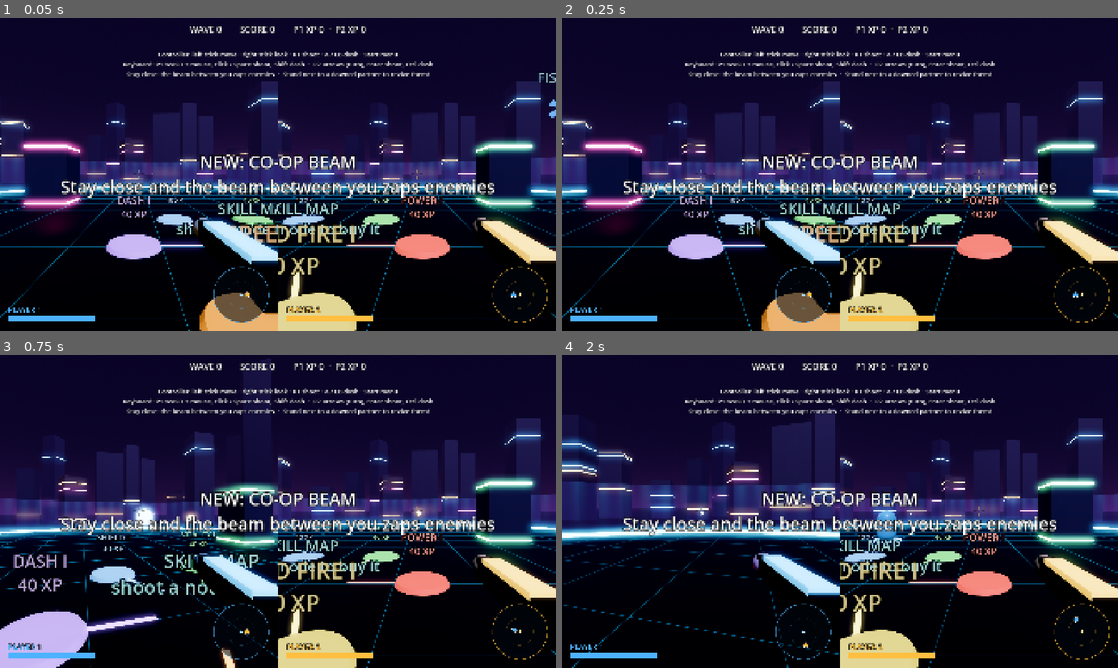
Above: before the commit, frames 1-4 (two rows, left to right).
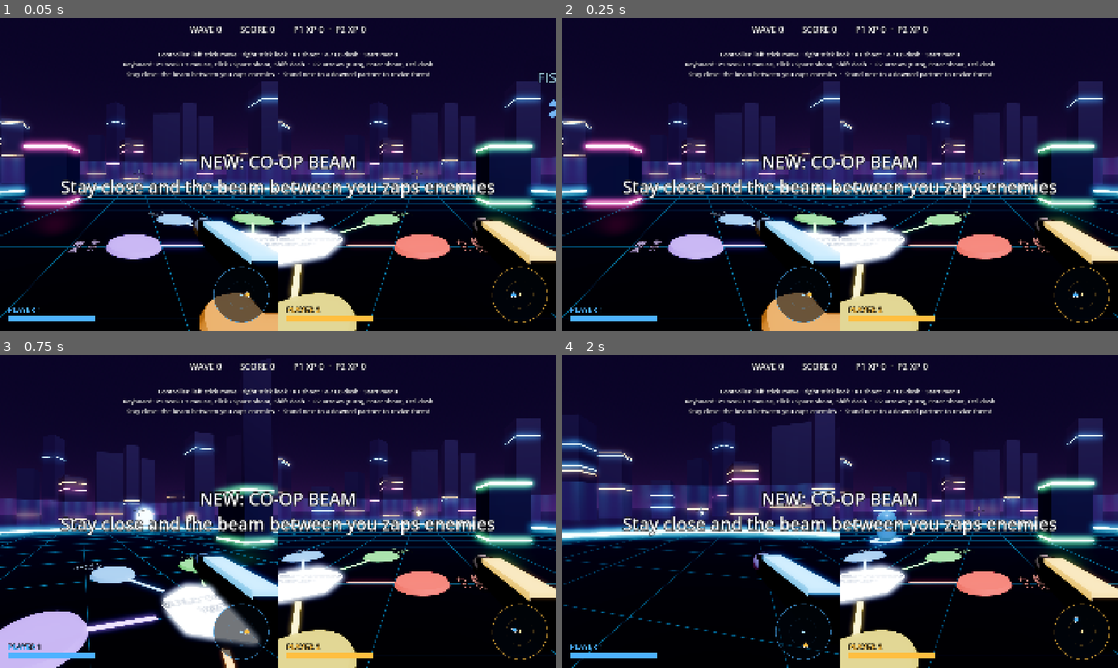
Above: after the commit, the same moments.

Repository: SimonBiggs/claude-code-steam-frame-coop
Game: Godot game, scene res://main.tscn
Same seed, same stepped clock (60 frames per second), same inputs: the game is played once before the commit and once after it.
Inputs (mouse positions are in pixels of both pictures, inside the frame that each line leads up to):
- Up to frame 1 (0.05 s): no input
- Up to frame 2 (0.25 s): no input
- Up to frame 3 (0.75 s): tap Enter at 0.5 s; move the mouse to (305, 511) at 0.52 s; hold W from 0.53 s (still down); hold Enter from 0.53 s (still down); click (305, 511) at 0.67 s
- Up to frame 4 (2 s): keep holding W; tap Space at 0.77, 1.52 s; move the mouse to (812, 511) at 1.27 s; release Enter at 1.28 s; tap R at 1.35 s

The runs differ from the first frame. In frame 1, 3.5% of the frame differs, in the area x 12-88%, y 52-83%; in frame 2, 3.5%; in frame 3, 6.2%, in the area x 2-88%, y 52-94%; in frame 4, 2.5%.

Commit message:
Turrets: shoot the centre hub (100 XP) to build an auto-turret; skill map text lies flat on the ground
Co-Authored-By: Claude Opus 5.5 <noreply@anthropic.com>

Diff:
--- a/scripts/main.gd
+++ b/scripts/main.gd
@@ -15,6 +15,7 @@
 const FishScript := preload("res://scripts/fish.gd")
 const AchScript := preload("res://scripts/achievements.gd")
 const TreeScript := preload("res://scripts/skill_map.gd")
+const TurretScript := preload("res://scripts/turret.gd")
 
 const ARENA_RADIUS := 18.0
 ## Team upgrades granted after each cleared wave: [name, description, stat, "mul" or "add", amount]
@@ -566,7 +567,7 @@
 		add_child(music)
 	if music.has_method("play_track"):
 		music.play_track(maxi(wave - 1, 0) / 2)  # a new track every two waves
-	if skill_tree != null and not skill_tree.has_meta("map"):  # replace the old upright tree
+	if skill_tree != null and not skill_tree.has_meta("map_v3"):  # replace an older skill tree/map
 		skill_tree.queue_free()
 		skill_tree = null
 	if skill_tree == null:
@@ -924,7 +925,7 @@
 
 # --- Networked co-op -------------------------------------------------------
 
-func spawn_bullet(origin: Vector3, dir: Vector3, color: Color, owner_player, visual_only: bool) -> void:
+func spawn_bullet(origin: Vector3, dir: Vector3, color: Color, owner_player, visual_only: bool, show_everywhere: bool = false) -> void:
 	var b := BulletScript.new()
 	b.direction = dir
 	b.color = color
@@ -933,8 +934,22 @@
 	b.visual_only = visual_only
 	add_child(b)
 	b.global_position = origin
-	if not visual_only and owner_player != null and not owner_player.remote:
+	if not visual_only and (show_everywhere or (owner_player != null and not owner_player.remote)):
 		net.event("bullet", [origin, dir, color])
+
+
+## A player bought a turret: drop it just in front of them.
+func build_turret(p) -> void:
+	var t := TurretScript.new()
+	t.main = self
+	t.builder = p
+	t.color = p.color
+	t.net_id = next_net_id()
+	var ahead: Vector3 = Basis(Vector3.UP, p.yaw) * Vector3(0, 0, -1.6)
+	t.position = Vector3(p.global_position.x + ahead.x, 0.0, p.global_position.z + ahead.z)
+	add_child(t)
+	popup(t.position + Vector3.UP * 1.6, "TURRET!", p.color)
+	sound("clear", -2.0, 0.9)
 
 
 func on_client_joined() -> void:
@@ -1004,7 +1019,10 @@
 	var fish_state := [true, 0.0]
 	if sky_fish:
 		fish_state = [sky_fish.alive, sky_fish.hp]
-	return [wave, score, upg, upg_names, game_over, ps, es, pk, sh, fish_state]
+	var tu := []
+	for t in get_tree().get_nodes_in_group("turrets"):
+		tu.append([t.net_id, t.global_position, t.head.rotation.y, t.color])
+	return [wave, score, upg, upg_names, game_over, ps, es, pk, sh, fish_state, tu]
 
 
 ## Client: mirror the host's world.
@@ -1025,6 +1043,8 @@
 	_sync_ghosts(s[8], "shot")
 	if s.size() > 9 and sky_fish:
 		sky_fish.apply_net(s[9])
+	if s.size() > 10:
+		_sync_ghosts(s[10], "turret")
 
 
 
@@ -1056,6 +1076,15 @@
 			e.position = item[2]
 			add_child(e)
 			return e
+		"turret":
+			var t := TurretScript.new()
+			t.main = self
+			t.ghost = true
+			t.net_id = item[0]
+			t.color = item[3]
+			t.position = item[1]
+			add_child(t)
+			return t
 		"pickup":
 			var k := PickupScript.new()
 			k.kind = item[1]
--- a/scripts/skill_map.gd
+++ b/scripts/skill_map.gd
@@ -15,6 +15,7 @@
 const COSTS := [40, 90, 160]
 const RADII := [2.6, 4.2, 5.8]
 const ROMAN := ["I", "II", "III"]
+const TURRET_COST := 100
 
 var main
 var nodes := {}  # "key:tier" -> {area, mat, label, line, owners}
@@ -23,6 +24,7 @@
 
 func _ready() -> void:
 	set_meta("map", true)
+	set_meta("map_v3", true)
 	for b in BRANCHES.size():
 		var key: String = BRANCHES[b][0]
 		var angle := TAU * b / BRANCHES.size() + PI / 6.0
@@ -32,15 +34,7 @@
 			var pos: Vector3 = dir * float(RADII[tier])
 			_make_node(key, tier + 1, BRANCHES[b][1], BRANCHES[b][2], pos, prev)
 			prev = pos
-	var title := Label3D.new()
-	title.text = "SKILL MAP\nshoot a node to buy it"
-	title.font_size = 40
-	title.outline_size = 14
-	title.pixel_size = 0.008
-	title.modulate = Color(0.6, 1.0, 1.0)
-	title.billboard = BaseMaterial3D.BILLBOARD_ENABLED
-	title.position = Vector3(0, 0.6, 0)
-	add_child(title)
+	_make_turret_hub()
 
 
 func _make_node(key: String, tier: int, title: String, color: Color, pos: Vector3, from: Vector3) -> void:
@@ -70,13 +64,16 @@
 	disc.cast_shadow = GeometryInstance3D.SHADOW_CASTING_SETTING_OFF
 	area.add_child(disc)
 	var label := Label3D.new()
-	label.font_size = 36
+	label.font_size = 40
 	label.outline_size = 12
 	label.pixel_size = 0.006
 	label.modulate = color.lightened(0.35)
-	label.billboard = BaseMaterial3D.BILLBOARD_ENABLED
-	label.position = Vector3(0, 0.55, 0)
+	label.double_sided = true
 	area.add_child(label)
+	# Lie flat just outside the disc, text "up" pointing away from the centre.
+	var out := Vector3(pos.x, 0.0, pos.z).normalized()
+	label.basis = Basis(out.cross(Vector3.UP), out, Vector3.UP)
+	label.position = out * 1.05 + Vector3(0, -0.27, 0)
 	# Glowing line on the floor back towards the centre / previous tier.
 	var line := MeshInstance3D.new()
 	var bm := BoxMesh.new()
@@ -127,9 +124,58 @@
 		n.mat.emission_energy_multiplier = (3.0 + sin(pulse * 6.0) * 1.5) if affordable else 0.7
 
 
+## Centre hub: shoot it to build an auto-turret where you stand.
+func _make_turret_hub() -> void:
+	var area := Area3D.new()
+	area.collision_layer = 4
+	area.collision_mask = 0
+	area.monitoring = false
+	area.set_meta("turret", true)
+	area.position = Vector3(0, 0.3, 0)
+	add_child(area)
+	var cs := CollisionShape3D.new()
+	var shape := BoxShape3D.new()
+	shape.size = Vector3(1.6, 0.7, 1.6)
+	cs.shape = shape
+	area.add_child(cs)
+	var disc := MeshInstance3D.new()
+	var cyl := CylinderMesh.new()
+	cyl.top_radius = 0.8
+	cyl.bottom_radius = 0.85
+	cyl.height = 0.1
+	cyl.radial_segments = 6  # hexagon
+	disc.mesh = cyl
+	disc.material_override = main.make_material(Color(0.9, 0.95, 1.0), 2.5)
+	disc.position.y = -0.25
+	area.add_child(disc)
+	var label := Label3D.new()
+	label.text = "BUILD TURRET\n%d XP" % TURRET_COST
+	label.font_size = 40
+	label.outline_size = 12
+	label.pixel_size = 0.006
+	label.double_sided = true
+	label.modulate = Color(0.9, 0.95, 1.0)
+	label.basis = Basis(Vector3.RIGHT, Vector3.FORWARD, Vector3.UP)
+	label.position = Vector3(0, -0.18, 0)
+	area.add_child(label)
+
+
 ## Host: a player bullet hit a node; the shooter buys it for themselves.
 func bullet_hit_area(area: Area3D, _damage: float, shooter) -> void:
-	if main.net.mode == "client" or shooter == null or not area.has_meta("skill"):
+	if main.net.mode == "client" or shooter == null:
+		return
+	if area.has_meta("turret"):
+		var at := area.global_position + Vector3.UP * 0.9
+		var mine := get_tree().get_nodes_in_group("turrets").filter(func(t) -> bool: return t.builder == shooter)
+		if mine.size() >= 2:
+			main.popup(at, "max 2 turrets", Color(0.7, 0.7, 0.8))
+		elif shooter.xp < TURRET_COST:
+			main.popup(at, "need %d XP" % TURRET_COST, Color(0.7, 0.7, 0.8))
+		else:
+			shooter.xp -= TURRET_COST
+			main.build_turret(shooter)
+		return
+	if not area.has_meta("skill"):
 		return
 	var key: String = area.get_meta("skill")
 	var tier: int = area.get_meta("tier")
--- /dev/null
+++ b/scripts/turret.gd
@@ -0,0 +1,90 @@
+extends Node3D
+## Auto-turret a player builds from the skill map (Simon's idea). Host: aims and fires at the nearest
+## enemy, kills credit the builder. Client: a ghost that copies position and aim from snapshots.
+
+const RANGE := 15.0
+const FIRE_INTERVAL := 0.4
+const LIFETIME := 60.0
+
+var main
+var builder  # player who built it
+var color := Color.WHITE
+var ghost := false
+var net_id := 0
+var life := LIFETIME
+var fire_t := 0.0
+var head: Node3D
+var barrel_tip: Node3D
+var net_yaw := 0.0
+
+
+func _ready() -> void:
+	add_to_group("turrets")
+	var dark: StandardMaterial3D = main.make_material(Color(0.12, 0.13, 0.18), 0.0)
+	dark.metallic = 0.7
+	var glow: StandardMaterial3D = main.make_material(color, 3.0)
+	_mesh(self, CylinderMesh.new(), dark, Vector3(0, 0.35, 0), Vector3(0.9, 0.7, 0.9))
+	_mesh(self, TorusMesh.new(), glow, Vector3(0, 0.05, 0), Vector3(1.3, 1.0, 1.3))
+	head = Node3D.new()
+	head.position = Vector3(0, 0.95, 0)
+	add_child(head)
+	_mesh(head, SphereMesh.new(), dark, Vector3.ZERO, Vector3.ONE * 0.75)
+	_mesh(head, BoxMesh.new(), dark, Vector3(0, 0, -0.55), Vector3(0.16, 0.16, 0.8))
+	_mesh(head, BoxMesh.new(), glow, Vector3(0, 0.1, -0.2), Vector3(0.3, 0.06, 0.3))
+	barrel_tip = Node3D.new()
+	barrel_tip.position = Vector3(0, 0, -1.0)
+	head.add_child(barrel_tip)
+	scale = Vector3.ONE * 0.05
+	create_tween().tween_property(self, "scale", Vector3.ONE, 0.4).set_trans(Tween.TRANS_BACK).set_ease(Tween.EASE_OUT)
+
+
+func _mesh(parent: Node3D, mesh: PrimitiveMesh, mat: Material, pos: Vector3, scl: Vector3) -> void:
+	if mesh is SphereMesh:
+		mesh.radial_segments = 12
+		mesh.rings = 6
+	if mesh is CylinderMesh:
+		mesh.radial_segments = 12
+	if mesh is TorusMesh:
+		mesh.inner_radius = 0.4
+		mesh.outer_radius = 0.48
+	var mi := MeshInstance3D.new()
+	mi.mesh = mesh
+	mi.material_override = mat
+	mi.position = pos
+	mi.scale = scl
+	parent.add_child(mi)
+
+
+func _process(delta: float) -> void:
+	if ghost:
+		head.rotation.y = lerp_angle(head.rotation.y, net_yaw, 1.0 - exp(-15.0 * delta))
+		return
+	life -= delta
+	if life <= 0.0:
+		main.explosion(global_position + Vector3.UP * 0.6, color, 0.5)
+		queue_free()
+		return
+	var target = null
+	var best := RANGE
+	for e in get_tree().get_nodes_in_group("enemies"):
+		var d: float = e.global_position.distance_to(global_position)
+		if d < best:
+			best = d
+			target = e
+	if target == null:
+		head.rotate_y(delta * 0.6)  # idle scan
+		return
+	var to: Vector3 = target.global_position + Vector3.UP * target.radius - head.global_position
+	var want := atan2(-to.x, -to.z)
+	head.rotation.y = lerp_angle(head.rotation.y, want, 1.0 - exp(-12.0 * delta))
+	fire_t -= delta
+	if fire_t <= 0.0 and absf(angle_difference(head.rotation.y, want)) < 0.2:
+		fire_t = FIRE_INTERVAL
+		main.spawn_bullet(barrel_tip.global_position, to.normalized(), color, builder, false, true)
+		main.sound("shoot", -16.0, 0.8)
+
+
+## Client: [id, pos, yaw, colour]
+func apply_net(item: Array) -> void:
+	global_position = item[1]
+	net_yaw = item[2]
